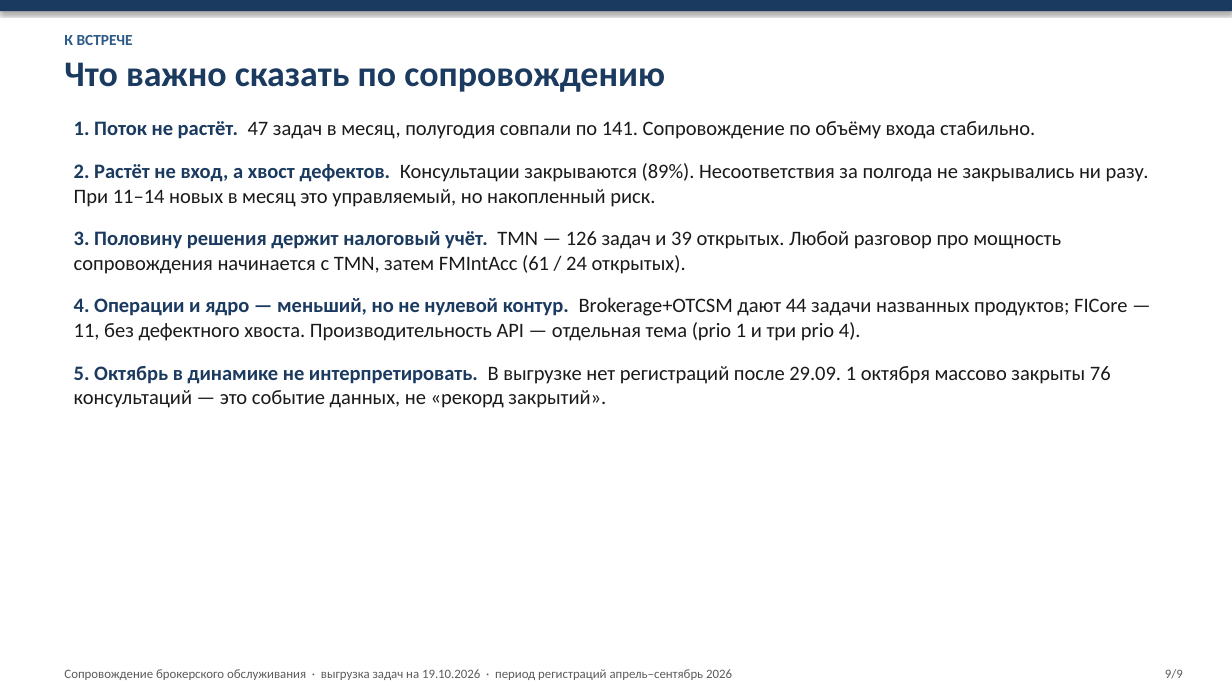
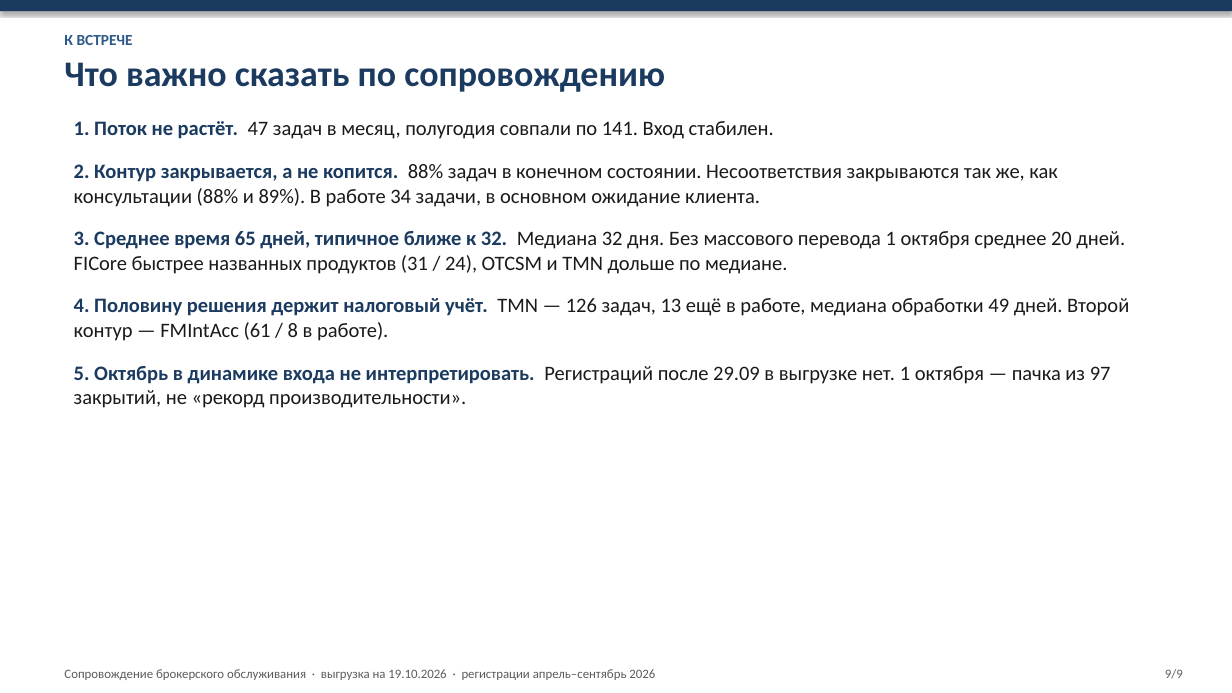
Before and after one commit to kkokurin799/Work, a slide deck: slide 9 of support-stats/brokerage_support_stats.pptx. Drawn at 1232x693 pixels with LibreOffice and Linux fonts; fonts in the diff are those of the drawing. Boxes give left, top, right and bottom in pixels: in the first picture for what was removed or moved away, otherwise in the second. Text is boxed around its words. In the diff, an @@ line names an element or a change of style, - is before the commit and + after.

```diff
--- a/support-stats/brokerage_support_stats.pptx
+++ b/support-stats/brokerage_support_stats.pptx
@@ text at box(74, 121, 1129, 408): text changed @@
-1. Поток не растёт. 47 задач в месяц, полугодия совпали по 141. Сопровождение по объёму входа стабильно.
-2. Растёт не вход, а хвост дефектов. Консультации закрываются (89%). Несоответствия за полгода не закрывались ни разу. При 11–14 новых в месяц это управляемый, но накопленный риск.
-3. Половину решения держит налоговый учёт. TMN — 126 задач и 39 открытых. Любой разговор про мощность сопровождения начинается с TMN, затем FMIntAcc (61 / 24 открытых).
-4. Операции и ядро — меньший, но не нулевой контур. Brokerage+OTCSM дают 44 задачи названных продуктов; FICore — 11, без дефектного хвоста. Производительность API — отдельная тема (prio 1 и три prio 4).
-5. Октябрь в динамике не интерпретировать. В выгрузке нет регистраций после 29.09. 1 октября массово закрыты 76 консультаций — это событие данных, не «рекорд закрытий».
+1. Поток не растёт. 47 задач в месяц, полугодия совпали по 141. Вход стабилен.
+2. Контур закрывается, а не копится. 88% задач в конечном состоянии. Несоответствия закрываются так же, как консультации (88% и 89%). В работе 34 задачи, в основном ожидание клиента.
+3. Среднее время 65 дней, типичное ближе к 32. Медиана 32 дня. Без массового перевода 1 октября среднее 20 дней. FICore быстрее названных продуктов (31 / 24), OTCSM и TMN дольше по медиане.
+4. Половину решения держит налоговый учёт. TMN — 126 задач, 13 ещё в работе, медиана обработки 49 дней. Второй контур — FMIntAcc (61 / 8 в работе).
+5. Октябрь в динамике входа не интерпретировать. Регистраций после 29.09 в выгрузке нет. 1 октября — пачка из 97 закрытий, не «рекорд производительности».
@@ text at box(64, 669, 655, 680): text changed @@
-Сопровождение брокерского обслуживания · выгрузка задач на 19.10.2026 · период регистраций апрель–сентябрь 2026
+Сопровождение брокерского обслуживания · выгрузка на 19.10.2026 · регистрации апрель–сентябрь 2026
```
Also in this commit, not shown: 7 other slides changed, 1 slide added, 1 slide removed, 2 other files.
